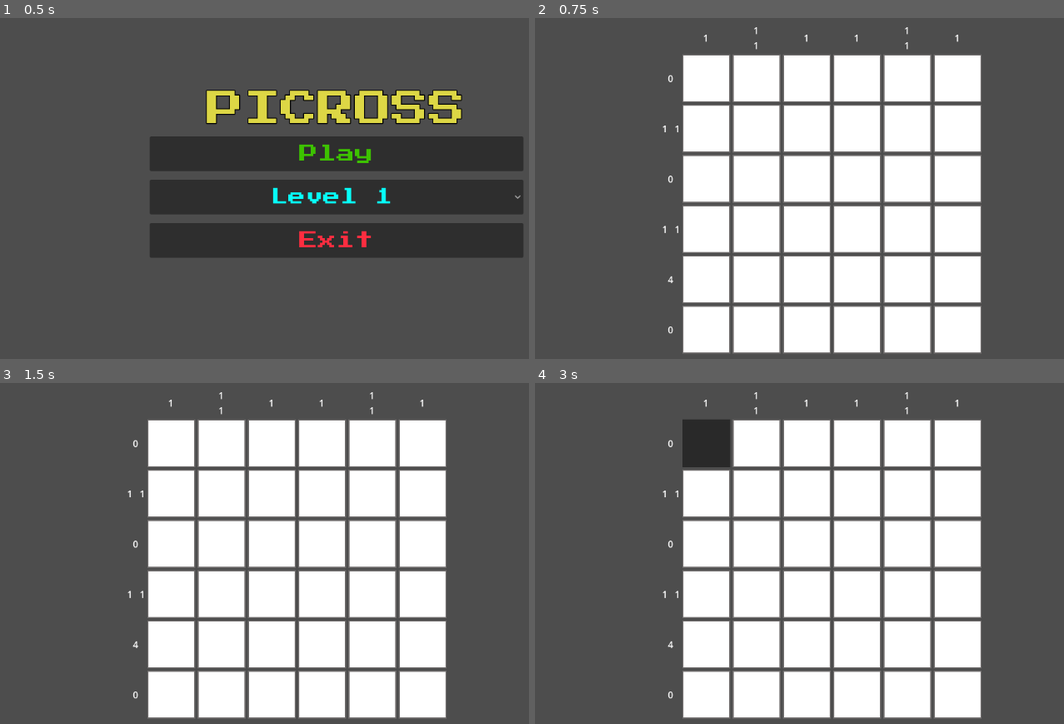
Above: before the commit, frames 1-4 (two rows, left to right).
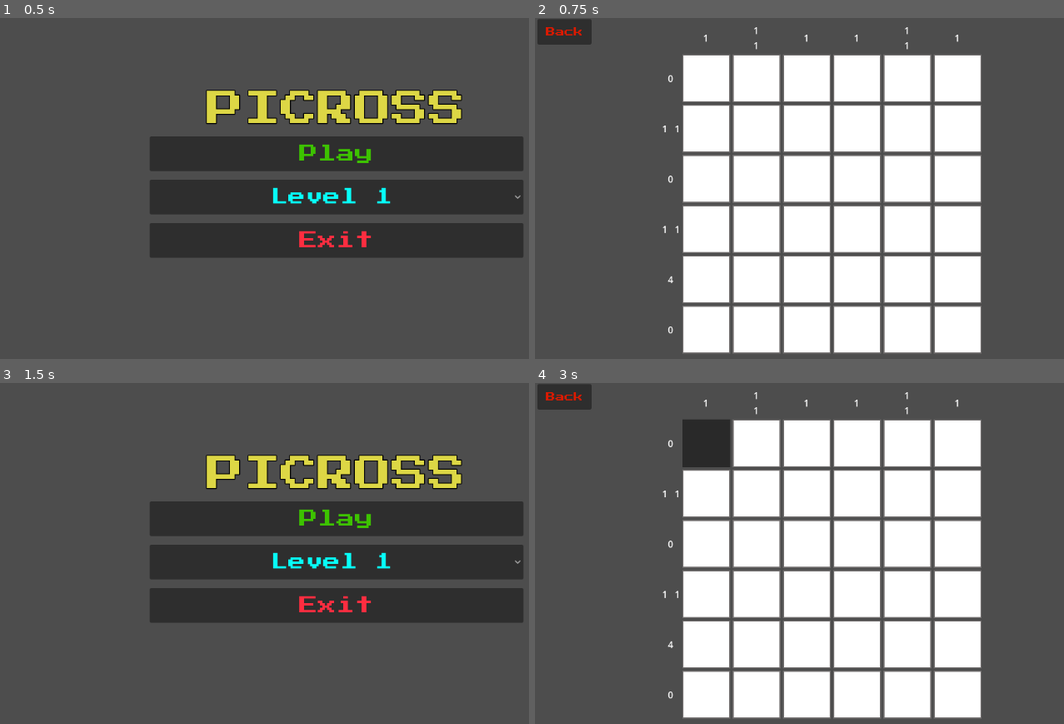
Above: after the commit, the same moments.

Repository: HasanS7/picross-godot
Game: Godot game, scene res://mainMenu.tscn
The game is run twice, just before and just after one commit, with the same random seed, the same clock (stepped at 60 frames per second) and the same inputs.
Inputs (mouse positions are in pixels of both pictures, inside the frame that each line leads up to):
- Up to frame 1 (0.5 s): no input
- Up to frame 2 (0.75 s): click "Play" at 0.5 s
- Up to frame 3 (1.5 s): click (31, 396) at 1.25 s, where only the run after the commit has a clickable "Back"
- Up to frame 4 (3 s): click (873, 519) at 2 s, where only the run after the commit has a clickable "Play"; click (704, 444) at 2.77 s

Frame 1 is identical in both runs. In frame 2, 0.7% of the frame differs, in the area x 0-11%, y 0-8%; in frame 3, 52%, in the area x 24-99%, y 2-99%; in frame 4, 0.7%.

Commit message:
Added image processing python script for custom levels, fixed other bugs

Diff:
--- a/control.gd
+++ b/control.gd
@@ -35,7 +35,7 @@
 	if numOfCorrectCells > boardHeight * boardWidth or numOfCorrectCells < 0:
 		print("Invalid number of correct cells! (", numOfCorrectCells, ")");
 		return
-		# DO SOMETHING ELSE HERE, CAUSES ERROR
+		# DO SOMETHING ELSE HERE, CAUSES CRASH
 
 
 	# Generate random cells, store in correctCells
@@ -233,3 +233,7 @@
 		print("Successfully loaded Picross matrix: ", board)
 	else:
 		print("JSON Parse Error: ", json.get_error_message())
+
+
+func _on_back_button_pressed() -> void:
+	get_tree().change_scene_to_file("res://mainMenu.tscn")
--- a/main.tscn
+++ b/main.tscn
@@ -1,6 +1,7 @@
 [gd_scene format=3 uid="uid://gngckdnf24yi"]
 
 [ext_resource type="Script" uid="uid://bn37tjykpyfx3" path="res://control.gd" id="1_ig7tw"]
+[ext_resource type="FontFile" uid="uid://cuk7s25d8ycu4" path="res://Press_Start_2P_Font/PressStart2P-Regular.ttf" id="2_0xm2m"]
 
 [sub_resource type="StyleBoxFlat" id="StyleBoxFlat_ig7tw"]
 bg_color = Color(0, 0, 0, 0.27450982)
@@ -50,3 +51,15 @@
 text = "VICTORY"
 horizontal_alignment = 1
 vertical_alignment = 1
+
+[node name="BackButton" type="Button" parent="." unique_id=2067408106]
+layout_mode = 0
+offset_left = 4.0
+offset_top = 2.0
+offset_right = 98.0
+offset_bottom = 46.0
+theme_override_colors/font_color = Color(0.86191416, 0.10417066, 0, 1)
+theme_override_fonts/font = ExtResource("2_0xm2m")
+text = "Back"
+
+[connection signal="pressed" from="BackButton" to="." method="_on_back_button_pressed"]
--- a/mainMenu.tscn
+++ b/mainMenu.tscn
@@ -74,7 +74,7 @@
 theme_override_fonts/font = ExtResource("2_83s16")
 text = "Width"
 
-[node name="SpinBox" type="SpinBox" parent="CenterContainer/Panel/MarginContainer/VBoxContainer/CustomSettingsContainer/VBoxContainer/WidthRow" unique_id=1386569744]
+[node name="WSpinBox" type="SpinBox" parent="CenterContainer/Panel/MarginContainer/VBoxContainer/CustomSettingsContainer/VBoxContainer/WidthRow" unique_id=1386569744]
 layout_mode = 2
 min_value = 1.0
 max_value = 50.0
@@ -88,7 +88,7 @@
 theme_override_fonts/font = ExtResource("2_83s16")
 text = "Height"
 
-[node name="SpinBox" type="SpinBox" parent="CenterContainer/Panel/MarginContainer/VBoxContainer/CustomSettingsContainer/VBoxContainer/HeightRow" unique_id=91152774]
+[node name="HSpinBox" type="SpinBox" parent="CenterContainer/Panel/MarginContainer/VBoxContainer/CustomSettingsContainer/VBoxContainer/HeightRow" unique_id=91152774]
 layout_mode = 2
 min_value = 1.0
 max_value = 50.0
@@ -102,7 +102,7 @@
 theme_override_fonts/font = ExtResource("2_83s16")
 text = "Number of Cells"
 
-[node name="SpinBox" type="SpinBox" parent="CenterContainer/Panel/MarginContainer/VBoxContainer/CustomSettingsContainer/VBoxContainer/NumCorrectCellsRow" unique_id=1638228943]
+[node name="CSpinBox" type="SpinBox" parent="CenterContainer/Panel/MarginContainer/VBoxContainer/CustomSettingsContainer/VBoxContainer/NumCorrectCellsRow" unique_id=1638228943]
 layout_mode = 2
 min_value = 1.0
 max_value = 2500.0
@@ -143,6 +143,8 @@
 
 [connection signal="pressed" from="CenterContainer/Panel/MarginContainer/VBoxContainer/Play" to="." method="_on_play_pressed"]
 [connection signal="item_selected" from="CenterContainer/Panel/MarginContainer/VBoxContainer/OptionButton" to="." method="_on_option_button_item_selected"]
+[connection signal="value_changed" from="CenterContainer/Panel/MarginContainer/VBoxContainer/CustomSettingsContainer/VBoxContainer/WidthRow/WSpinBox" to="." method="_on_w_spin_box_value_changed"]
+[connection signal="value_changed" from="CenterContainer/Panel/MarginContainer/VBoxContainer/CustomSettingsContainer/VBoxContainer/HeightRow/HSpinBox" to="." method="_on_h_spin_box_value_changed"]
 [connection signal="pressed" from="CenterContainer/Panel/MarginContainer/VBoxContainer/LoadLevelRow/LoadLevelButton" to="." method="_on_load_level_button_pressed"]
 [connection signal="pressed" from="CenterContainer/Panel/MarginContainer/VBoxContainer/Exit" to="." method="_on_exit_pressed"]
 [connection signal="file_selected" from="LevelFileDialog" to="." method="_on_level_file_dialog_file_selected"]
--- a/main_menu.gd
+++ b/main_menu.gd
@@ -2,9 +2,9 @@
 
 @onready var difficulty_option = $CenterContainer/Panel/MarginContainer/VBoxContainer/OptionButton
 @onready var custom_settings_container = $CenterContainer/Panel/MarginContainer/VBoxContainer/CustomSettingsContainer
-@onready var width_spinbox = $CenterContainer/Panel/MarginContainer/VBoxContainer/CustomSettingsContainer/VBoxContainer/WidthRow/SpinBox
-@onready var height_spinbox = $CenterContainer/Panel/MarginContainer/VBoxContainer/CustomSettingsContainer/VBoxContainer/HeightRow/SpinBox
-@onready var correct_cells_spinbox = $CenterContainer/Panel/MarginContainer/VBoxContainer/CustomSettingsContainer/VBoxContainer/NumCorrectCellsRow/SpinBox
+@onready var width_spinbox = $CenterContainer/Panel/MarginContainer/VBoxContainer/CustomSettingsContainer/VBoxContainer/WidthRow/WSpinBox
+@onready var height_spinbox = $CenterContainer/Panel/MarginContainer/VBoxContainer/CustomSettingsContainer/VBoxContainer/HeightRow/HSpinBox
+@onready var correct_cells_spinbox = $CenterContainer/Panel/MarginContainer/VBoxContainer/CustomSettingsContainer/VBoxContainer/NumCorrectCellsRow/CSpinBox
 @onready var load_level_row = $CenterContainer/Panel/MarginContainer/VBoxContainer/LoadLevelRow
 @onready var load_level_label = $CenterContainer/Panel/MarginContainer/VBoxContainer/LoadLevelRow/LevelNameLabel
 @onready var level_file_dialog = $LevelFileDialog
@@ -25,7 +25,12 @@
 
 # Start the game (Play button)
 func _on_play_pressed() -> void:
-	print('Difficulty: ', GameSettings.difficulty)
+	# If no file is loaded while in load file mode, do nothing
+	if difficulty_option.selected == 4 and not GameSettings.gameFilePath:
+		print('No file selected')
+		return
+
+	print('Difficulty: ', difficulty_option.selected)
 	# Store values in external file
 	GameSettings.difficulty = difficulty_option.selected
 	GameSettings.width = int(width_spinbox.value)
@@ -51,3 +56,9 @@
 func _on_level_file_dialog_file_selected(path: String) -> void:
 	GameSettings.gameFilePath = path
 	load_level_label.text = path.get_file()
+
+# Update correct cells spinbox max accordingly whenever height or width values change
+func _on_w_spin_box_value_changed(value: float) -> void:
+	correct_cells_spinbox.max_value = width_spinbox.value * height_spinbox.value
+func _on_h_spin_box_value_changed(value: float) -> void:
+	correct_cells_spinbox.max_value = width_spinbox.value * height_spinbox.value
Not shown, changed: .gitignore
Not shown, added: image_processing.py
